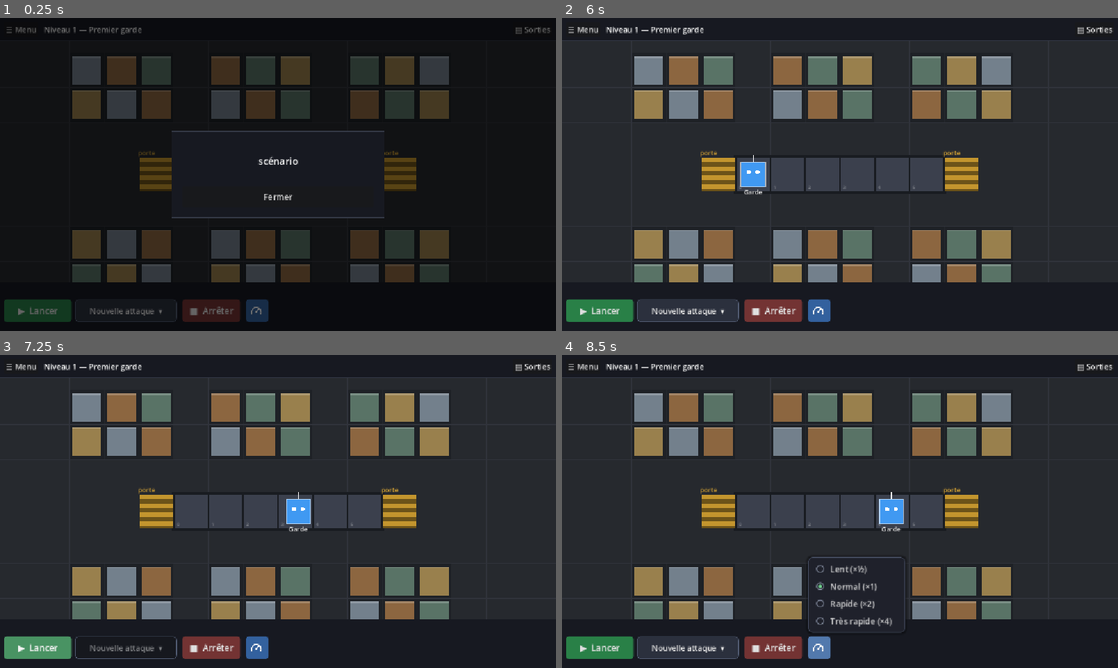
Above: before the commit, frames 1-4 (two rows, left to right).
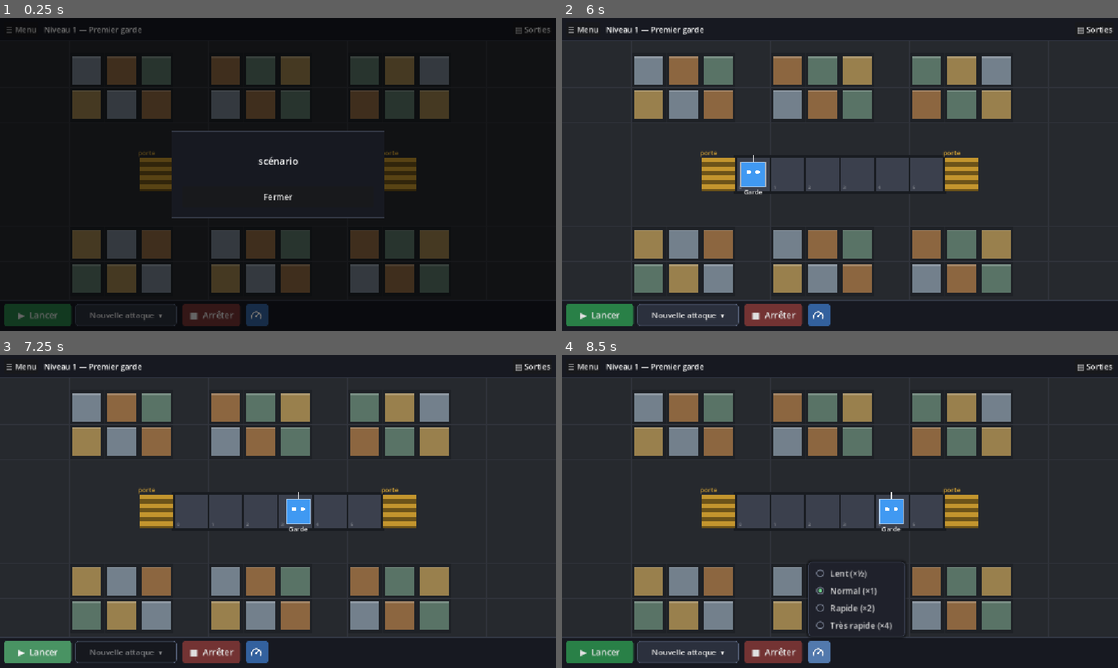
Above: after the commit, the same moments.

Repository: YohanPoirier/jeu_securite
Game: Godot game, scene res://main.tscn
Same seed, same stepped clock (60 frames per second), same inputs: the game is played once before the commit and once after it.
Inputs (mouse positions are in pixels of both pictures, inside the frame that each line leads up to):
- Up to frame 1 (0.25 s): no input
- Up to frame 2 (6 s): click "▶ Lancer" at 0.5 s; click "Nouvelle attaque ▾" at 1.25 s; click "Nouvelle attaque ▾" at 2 s; click "■ Arrêter" at 2.75 s; click (817, 312) at 3.52 s; click (817, 315) at 4.27 s; click "▤ Sorties" at 5 s; click "Fermer" at 5.75 s
- Up to frame 3 (7.25 s): click "▶ Lancer" at 6.5 s
- Up to frame 4 (8.5 s): click "■ Arrêter" at 7.25 s; click (817, 649) at 8.02 s

The runs differ from the first frame. In frame 1, 2.8% of the frame differs, in the area x 0-81%, y 84-99%; in frame 2, 3.7%; in frame 3, 3.4%; in frame 4, 4.3%, in the area x 0-100%, y 64-99%.

Commit message:
Plus aucun message au-dessus de la barre de lancement ; barre du bas plus basse
Co-Authored-By: Claude Sonnet 5.5 <noreply@anthropic.com>
Claude-Session: https://claude.ai/code/session_01Qn8oNbxsrQNPS2EWgssgFJ

Diff:
--- a/scripts/main.gd
+++ b/scripts/main.gd
@@ -13,7 +13,7 @@
 
 const SAVE_PATH := "user://progression.cfg"
 const TOP_H := 40
-const BOTTOM_H := 102
+const BOTTOM_H := 64
 const SPEEDS := [["Lent (×½)", 3], ["Normal (×1)", 6], ["Rapide (×2)", 12], ["Très rapide (×4)", 24]]
 const GREEN := Color(0.16, 0.50, 0.28)
 const ATTACK_TIP := "Attaque à lancer : une nouvelle, ou une ancienne à rejouer pour déboguer"
@@ -66,7 +66,6 @@
 var attack_btn: Button
 var out_btn: Button
 var out_panel: PanelContainer
-var status_label: Label
 var editor_panel: PanelContainer
 var editor_title: Label
 var editor_holder: VBoxContainer
@@ -235,15 +234,6 @@
 	var bv := VBoxContainer.new()
 	bv.add_theme_constant_override("separation", 6)
 	bottom.add_child(bv)
-
-	# ligne du haut : résultat de l'essai, numéro de l'attaque, tick
-	var info := HBoxContainer.new()
-	info.add_theme_constant_override("separation", 14)
-	bv.add_child(info)
-	status_label = _label("")
-	status_label.add_theme_font_size_override("font_size", 16)
-	info.add_child(status_label)
-	info.add_child(_spacer())
 
 	# ligne des commandes
 	var bh := HBoxContainer.new()
@@ -731,7 +721,6 @@
 	out_panel.visible = false
 	attack_choice = -1
 	_rebuild_attack_menu()
-	status_label.text = ""
 	world = World.new(levels[cur], {}, 0)
 	view.world = world
 	view.alpha = 1.0
@@ -811,7 +800,6 @@
 	out_panel.visible = false
 	attack_choice = -1
 	_rebuild_attack_menu()
-	status_label.text = ""
 	world = World.new(lv, {}, 0)
 	view.world = world
 	view.alpha = 1.0
@@ -861,14 +849,12 @@
 	console.clear()
 	_reset_out_count()
 	var compiled := {}
-	var broken: Array = []
 	for id in editors:
 		var res := Interp.compile(editors[id].text, lv.get("syntaxe", []), lv.get("api", []), lv.get("builtins", []))
 		if not res.ok:
 			# le jeu ne s'arrête pas : ce robot est simplement hors service (HS)
 			_log("[color=tomato]%s — ligne %d : %s[/color]" % [_robot_name(id), res.line, _esc(res.msg)])
 			_mark_line(id, res.line, ERROR_LINE)
-			broken.append(_robot_name(id))
 			compiled[id] = null
 		else:
 			compiled[id] = res.code
@@ -879,26 +865,17 @@
 	if run_replay:
 		attack = list[attack_choice]  # même numéro = exactement la même attaque
 		number = attack_choice + 1
-		_set_status("", Color.WHITE)
 	else:
 		attack = _new_attack_id()
 		list.append(attack)
 		number = list.size()
 		_rebuild_attack_menu()
-		_set_status("", Color.WHITE)
-	if not broken.is_empty():
-		_set_status("%s : hors service (erreur dans le programme)" % ", ".join(broken), Color.ORANGE)
 	world = World.new(lv, compiled, attack)
 	view.world = world
 	view.alpha = 1.0
 	_set_running(true)
 	timer = 0.0
 	view.queue_redraw()
-
-
-func _set_status(t: String, c: Color) -> void:
-	status_label.text = t
-	status_label.modulate = c
 
 
 func _set_running(r: bool) -> void:
@@ -946,7 +923,6 @@
 func _drain_prints() -> void:
 	for e in world.events:
 		_log("[color=tomato]%s — ligne %d : %s[/color]" % [e.nom, e.line, _esc(str(e.msg))])
-		_set_status("%s est tombé en panne (hors service)" % e.nom, Color.ORANGE)
 		_mark_line(e.id, e.line, ERROR_LINE)
 	world.events.clear()
 	for rb in world.robots:
@@ -981,7 +957,6 @@
 		info["title"] = "Échec"
 		info["color"] = Color.ORANGE
 	result_info = info
-	_set_status("", Color.WHITE)
 	_show_modal("resultat")
 
 
--- a/tests/ui_smoke.gd
+++ b/tests/ui_smoke.gd
@@ -57,7 +57,6 @@
 	if main._level_attacks().size() != 1 or not main.run_replay:
 		print("ÉCHEC : le rejeu ne doit pas créer de nouvelle attaque")
 		fails += 1
-	print("message rejeu : ", main.status_label.text)
 	# un rejeu ne valide pas le niveau
 	main.unlocked = 2
 	main._select_level(1)
